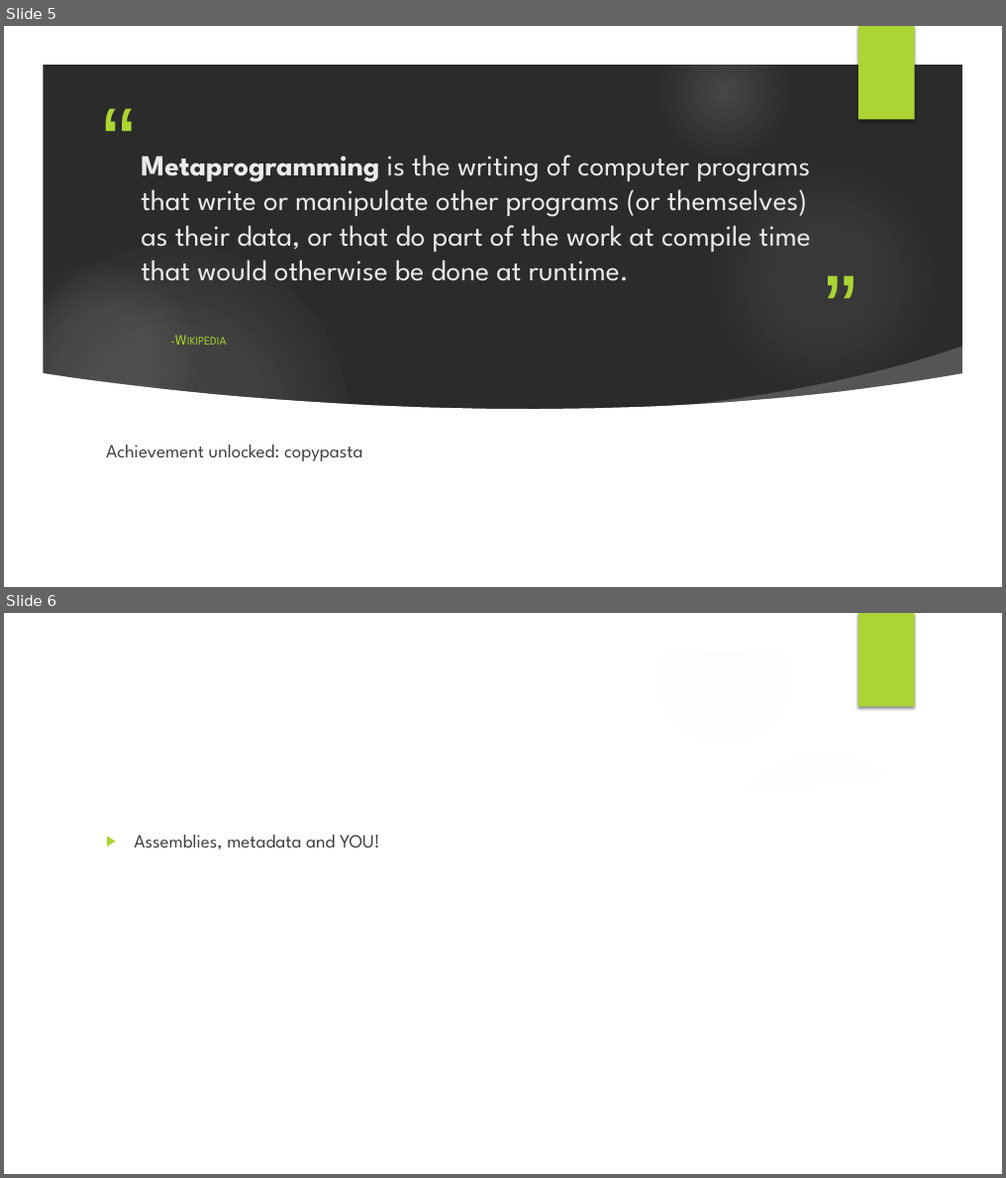
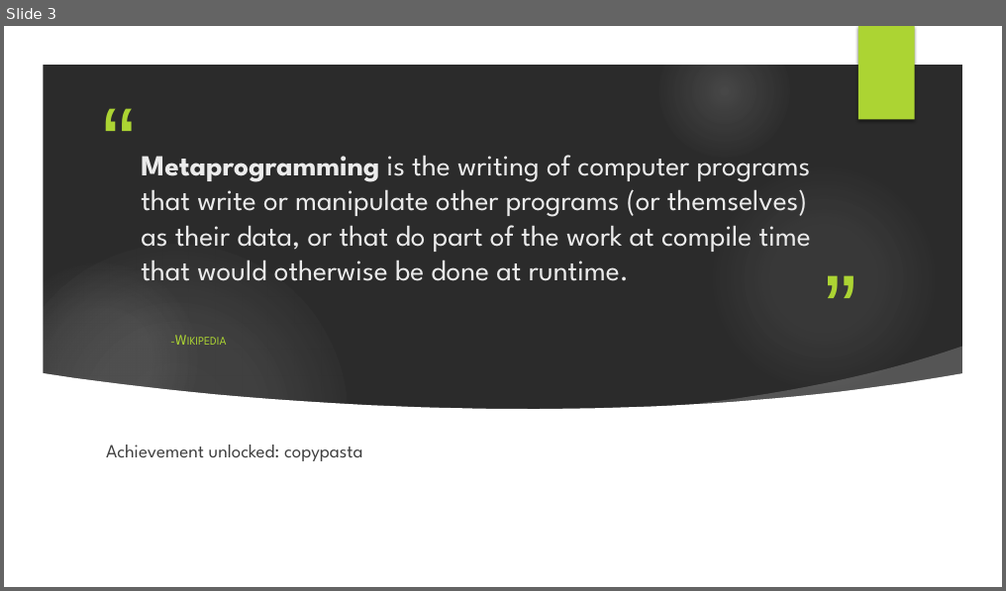
Before and after one commit to bfriesen/MetaDemo, a slide deck: I’m So Meta, Even This tAlk.pptx. Shown one above the other, each under a label of ours: slides 5 and 6 before the commit, slide 3 after it. The pictures are 1006x1178 and 1006x591 pixels, drawn with LibreOffice and Linux fonts; fonts in the diff are those of the drawing; background and template pictures are left out; a plain dark background stands for a picture behind light text. Boxes give left, top, right and bottom in pixels: in the first picture for what was removed or moved away, otherwise in the second. Text is boxed around its words. In the diff, an @@ line names an element or a change of style, - is before the commit and + after.

```diff
--- a/I’m So Meta, Even This tAlk.pptx
+++ b/I’m So Meta, Even This tAlk.pptx
@@ slide 6 removed at box(4, 613, 1002, 1174), background picture (left out); not listed: 7 template elements that a slide beside it also shows @@
@@ freeform shape removed at box(698, 738, 971, 819) @@
@@ freeform shape removed at box(42, 765, 964, 1137) @@
@@ text removed at box(134, 835, 380, 850) @@
-▶ Assemblies, metadata and YOU!
@@ what was slide 5 is now slide 3 @@
```
Also in this commit, not shown: 2 slides changed, 9 slides added, 2 other slides removed.
